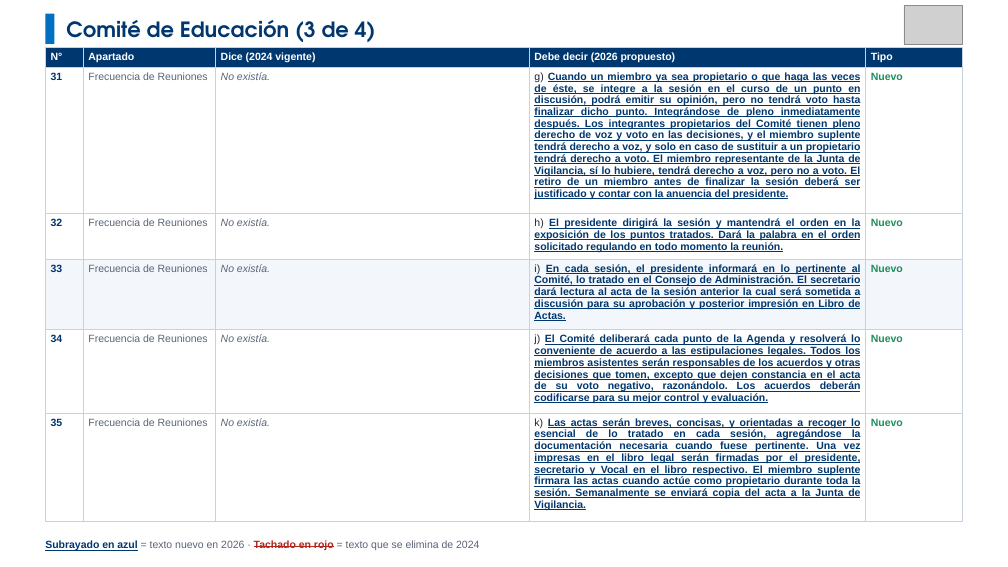
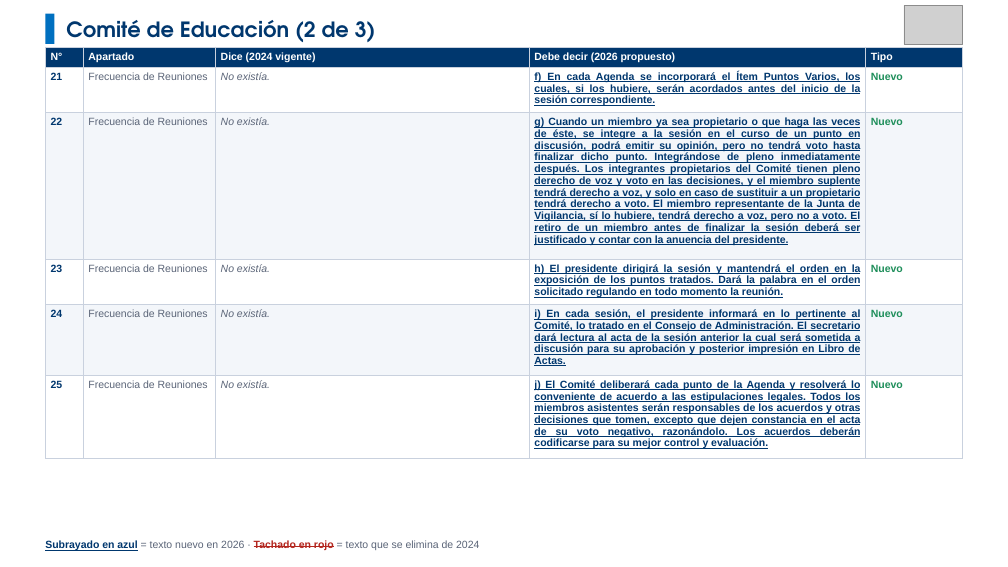
Before and after one commit to menjivar201280/riesgo, a slide deck: slide 21 of comparativo-comite-riesgos/Comparativo_Comite_Riesgos_V03_vs_V04.pptx (slide 22 before the commit). Drawn at 1008x567 pixels with LibreOffice and Linux fonts; fonts in the diff are those of the drawing; grey boxes stand for pictures. Boxes give left, top, right and bottom in pixels: in the first picture for what was removed or moved away, otherwise in the second. Text is boxed around its words. In the diff, an @@ line names an element or a change of style, - is before the commit and + after.

```diff
--- a/comparativo-comite-riesgos/Comparativo_Comite_Riesgos_V03_vs_V04.pptx
+++ b/comparativo-comite-riesgos/Comparativo_Comite_Riesgos_V03_vs_V04.pptx
@@ text at [66,20,376,42]: text changed @@
-Comité de Educación (3 de 4)
+Comité de Educación (2 de 3)
@@ table at [45,47,963,457] @@
-row 2, column 1: 31
+row 2, column 1: 21
-row 2, column 4: g) Cuando un miembro ya sea propietario o que haga las veces de éste, se integre a la sesión en el curso de un punto en discusión, podrá emitir su opinión, pero no tendrá voto hasta finalizar dicho punto. Integrándose de pleno inmediatamente después. Los integrantes propietarios del Comité tienen pleno derecho de voz y voto en las decisiones, y el miembro suplente tendrá derecho a voz, y solo en caso de sustituir a un propietario tendrá derecho a voto. El miembro representante de la Junta de Vigilancia, sí lo hubiere, tendrá derecho a voz, pero no a voto. El retiro de un miembro antes de finalizar la sesión deberá ser justificado y contar con la anuencia del presidente.
+row 2, column 4: f) En cada Agenda se incorporará el Ítem Puntos Varios, los cuales, si los hubiere, serán acordados antes del inicio de la sesión correspondiente.
-row 3, column 1: 32
+row 3, column 1: 22
-row 3, column 4: h) El presidente dirigirá la sesión y mantendrá el orden en la exposición de los puntos tratados. Dará la palabra en el orden solicitado regulando en todo momento la reunión.
+row 3, column 4: g) Cuando un miembro ya sea propietario o que haga las veces de éste, se integre a la sesión en el curso de un punto en discusión, podrá emitir su opinión, pero no tendrá voto hasta finalizar dicho punto. Integrándose de pleno inmediatamente después. Los integrantes propietarios del Comité tienen pleno derecho de voz y voto en las decisiones, y el miembro suplente tendrá derecho a voz, y solo en caso de sustituir a un propietario tendrá derecho a voto. El miembro representante de la Junta de Vigilancia, sí lo hubiere, tendrá derecho a voz, pero no a voto. El retiro de un miembro antes de finalizar la sesión deberá ser justificado y contar con la anuencia del presidente.
-row 4, column 1: 33
+row 4, column 1: 23
-row 4, column 4: i) En cada sesión, el presidente informará en lo pertinente al Comité, lo tratado en el Consejo de Administración. El secretario dará lectura al acta de la sesión anterior la cual será sometida a discusión para su aprobación y posterior impresión en Libro de Actas.
+row 4, column 4: h) El presidente dirigirá la sesión y mantendrá el orden en la exposición de los puntos tratados. Dará la palabra en el orden solicitado regulando en todo momento la reunión.
-row 5, column 1: 34
+row 5, column 1: 24
-row 5, column 4: j) El Comité deliberará cada punto de la Agenda y resolverá lo conveniente de acuerdo a las estipulaciones legales. Todos los miembros asistentes serán responsables de los acuerdos y otras decisiones que tomen, excepto que dejen constancia en el acta de su voto negativo, razonándolo. Los acuerdos deberán codificarse para su mejor control y evaluación.
+row 5, column 4: i) En cada sesión, el presidente informará en lo pertinente al Comité, lo tratado en el Consejo de Administración. El secretario dará lectura al acta de la sesión anterior la cual será sometida a discusión para su aprobación y posterior impresión en Libro de Actas.
-row 6, column 1: 35
+row 6, column 1: 25
-row 6, column 4: k) Las actas serán breves, concisas, y orientadas a recoger lo esencial de lo tratado en cada sesión, agregándose la documentación necesaria cuando fuese pertinente. Una vez impresas en el libro legal serán firmadas por el presidente, secretario y Vocal en el libro respectivo. El miembro suplente firmara las actas cuando actúe como propietario durante toda la sesión. Semanalmente se enviará copia del acta a la Junta de Vigilancia.
+row 6, column 4: j) El Comité deliberará cada punto de la Agenda y resolverá lo conveniente de acuerdo a las estipulaciones legales. Todos los miembros asistentes serán responsables de los acuerdos y otras decisiones que tomen, excepto que dejen constancia en el acta de su voto negativo, razonándolo. Los acuerdos deberán codificarse para su mejor control y evaluación.
@@ fill #FFFFFF to #F3F6FA in 10 cells @@
@@ fill #F3F6FA to #FFFFFF in row 4 @@
```
Also in this commit, not shown: 16 other slides changed, 1 slide added, 8 slides removed.
